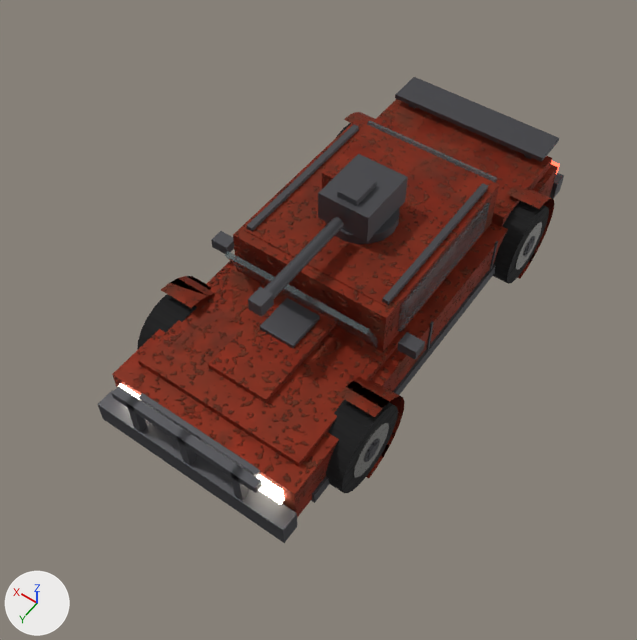
Renders of the glTF model native-android/app/src/main/assets/models/vehicles/player_muscle.glb from each side of a commit.
Both versions are drawn from a 50 mm lens placed at (-2.97, 4.78, 7.05), pointed at (-0.02, 0.65, 0.55). The lights are fixed; the arrows at lower left show +X, +Y and +Z. The older version comes first. Where no turn or scale is listed for an object, it has been applied to the vertices. Vertices at exactly the same position are counted once.

The older version as bpy lines, for what is in view:
```python
ob_barrel = bpy.data.objects.new('Barrel', me_player_barrel)
ob_barrel.location = (0.0, 0.25, 1.57)
ob_hood = bpy.data.objects.new('Hood', me_player_hood)
ob_hood.location = (0.0, 0.5, 0.78)
ob_player_body = bpy.data.objects.new('player_Body', me_player_body)
ob_player_body.location = (0.0, 0.0, 0.0)
ob_turret = bpy.data.objects.new('Turret', me_player_turret)
ob_turret.location = (0.0, -0.05, 1.33)
ob_wheel_fl = bpy.data.objects.new('Wheel_FL', me_player_wheel)
ob_wheel_fl.parent = ob_player_root
ob_wheel_fl.location = (-0.98, 1.45, 0.43)
ob_wheel_fr = bpy.data.objects.new('Wheel_FR', me_player_wheel)
ob_wheel_fr.parent = ob_player_root
ob_wheel_fr.location = (0.98, 1.45, 0.43)
ob_wheel_rl = bpy.data.objects.new('Wheel_RL', me_player_wheel)
ob_wheel_rl.parent = ob_player_root
ob_wheel_rl.location = (-0.98, -1.45, 0.43)
```
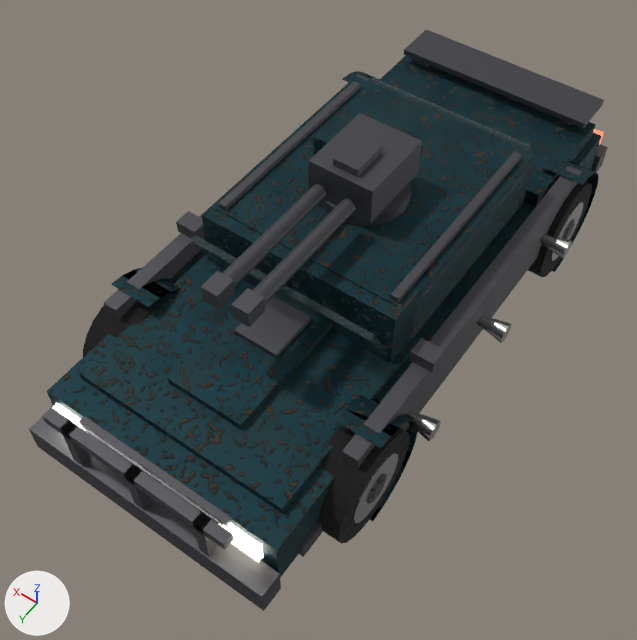
What changed in the scene script:
```text
Add mat_breakline_interceptor_paint:
    mat_breakline_interceptor_paint = bpy.data.materials.new('breakline_interceptor_paint')
    # uses the picture img_breakline_interceptor_paint_base
    # uses the picture img_breakline_interceptor_paint_mr
    # uses the picture img_breakline_interceptor_paint_nrm
Change me_player_hood:
    remove me_player_hood.from_pydata(...)  # 24 vertices, 36 faces; spans x -0.86..0.86, y 0.01..1.59, z -0.01..0.17
    add me_player_hood.from_pydata(...)  # 24 vertices, 36 faces; spans x -1.05..1.05, y 0.01..1.94, z -0.01..0.2
    me_player_hood part 1: the whole mesh is scaled about the mesh origin by 1.22
    me_player_hood part 2: all 24 faces that had it switch from mat_player_paint to mat_breakline_interceptor_paint
Change me_player_wheel:
    used by ob_wheel_fl; parent = ob_player_root; location = (-0.98, 1.45, 0.43)
    remove me_player_wheel.from_pydata(...)  # 144 vertices, 244 faces; spans x -0.19..0.19, y -0.426..0.426, z -0.43..0.43
    add me_player_wheel.from_pydata(...)  # 144 vertices, 244 faces; spans x -0.232..0.232, y -0.519..0.519, z -0.525..0.525
    me_player_wheel part 3: the whole mesh is scaled about its middle by 1.22
Change me_player_turret:
    remove me_player_turret.from_pydata(...)  # 64 vertices, 108 faces; spans x -0.34..0.4, y -0.335..0.335, z 0.0..0.45
    add me_player_turret.from_pydata(...)  # 64 vertices, 108 faces; spans x -0.415..0.488, y -0.408..0.408, z 0.0..0.549
    me_player_turret part 4: the whole mesh is scaled about the mesh origin by 1.22
Change me_player_barrel:
    remove me_player_barrel.from_pydata(...)  # 36 vertices, 60 faces; spans x -0.065..0.065, y 0.075..1.24, z -0.065..0.065
    add me_player_barrel.from_pydata(...)  # 72 vertices, 120 faces; spans x -0.226..0.226, y 0.091..1.513, z -0.079..0.079
    me_player_barrel part 5: the loose piece of 28 vertices spanning x -0.06..0.06, y 0.075..1.125, z -0.06..0.06 is scaled about its middle by 1.22, then moved by (-0.146, 0.132, 0.0)
    me_player_barrel part 6: a new loose piece, a box spanning x -0.226..-0.067, y 1.318..1.513, z -0.079..0.079, in mat_player_dark_steel (dark grey #59595d)
    me_player_barrel part 7: the loose piece of 28 vertices spanning x -0.06..0.06, y 0.075..1.125, z -0.06..0.06 is copied, and the copy is scaled about its middle by 1.22, then moved by (0.146, 0.132, 0.0); it spans x 0.073..0.22, y 0.091..1.372, z -0.073..0.073
    me_player_barrel part 8: a new loose piece, a box spanning x 0.067..0.226, y 1.318..1.513, z -0.079..0.079, in mat_player_dark_steel (dark grey #59595d)
    me_player_barrel part 9: the loose piece of 8 vertices spanning x -0.065..0.065, y 1.08..1.24, z -0.065..0.065 is deleted
Remove ob_player_body:
    ob_player_body = bpy.data.objects.new('player_Body', me_player_body)
Change ob_hood:
    ob_hood.location: (0.0, 0.5, 0.78) -> (0.0, 0.61, 0.95)
Change ob_wheel_fl:
    ob_wheel_fl.location: (-0.98, 1.45, 0.43) -> (-1.196, 1.769, 0.525)
Change ob_wheel_fr:
    ob_wheel_fr.location: (0.98, 1.45, 0.43) -> (1.196, 1.769, 0.525)
Change ob_wheel_rl:
    ob_wheel_rl.location: (-0.98, -1.45, 0.43) -> (-1.196, -1.769, 0.525)
Change ob_turret:
    ob_turret.location: (0.0, -0.05, 1.33) -> (0.0, -0.06, 1.62)
Change ob_barrel:
    ob_barrel.location: (0.0, 0.25, 1.57) -> (0.0, 0.31, 1.92)
Add ob_breakline_interceptor_body:
    ob_breakline_interceptor_body = bpy.data.objects.new('breakline_interceptor_Body', me_breakline_interceptor_body)  # 620 vertices, 900 faces; spans x -1.59..1.59, y -3.26..3.06, z -0.1..1.67; in mat_player_dark_steel (dark grey #59595d), mat_breakline_interceptor_glass (greyish cyan #59696c), mat_player_chrome (light grey #e1dfda), mat_player_headlight (white #f3f3ed, glowing pale yellow #fff6e1), mat_player_taillight (red #cb3f30, glowing red #ff5038)
    ob_breakline_interceptor_body.location = (0.0, 0.0, 0.0)
```

Location of each change, (x1, y1, x2, y2) in pixels of the pictures (637 x 640 px; the box of a moved part takes in the faces that stretch with it):
'breakline_interceptor_Body', added: after (29, 29, 608, 611)
'player_Body', deleted: before (98, 77, 564, 543)
'Hood', recoloured, rescaled (27% wider, 29% taller): before (138, 266, 405, 467); after (79, 255, 419, 514)
'Turret', rescaled (25% wider, 24% taller): before (318, 153, 408, 244); after (309, 113, 422, 226)
'Wheel_FL', rescaled (27% wider, 28% taller): before (326, 400, 398, 493); after (318, 425, 410, 544)
'Barrel', reshaped, moved (61% wider, 44% taller): before (248, 217, 344, 317); after (201, 184, 356, 328)
'Wheel_RL', rescaled (14% wider, 23% taller): before (493, 201, 549, 284); after (528, 175, 592, 277)
'Wheel_FR', rescaled: before (137, 294, 197, 350); after (83, 301, 157, 357)
'Wheel_RR', rescaled (not visible afterwards): before (337, 123, 351, 136)
part 1 of me_player_hood, moved or reshaped: before (138, 266, 405, 467); after (79, 255, 419, 514)
part 2 of me_player_hood, recoloured: before (138, 266, 405, 467); after (79, 255, 419, 514)
part 3 of me_player_wheel, moved or reshaped: before (137, 123, 549, 493); after (83, 175, 592, 544)
part 5 of me_player_barrel, moved or reshaped: before (264, 217, 344, 299); after (252, 199, 356, 304)
part 6 of me_player_barrel, added: after (231, 288, 266, 328)
part 7 of me_player_barrel, added: after (222, 184, 326, 287)
part 8 of me_player_barrel, added: after (201, 271, 235, 309)
part 9 of me_player_barrel, deleted: before (248, 287, 274, 317)
